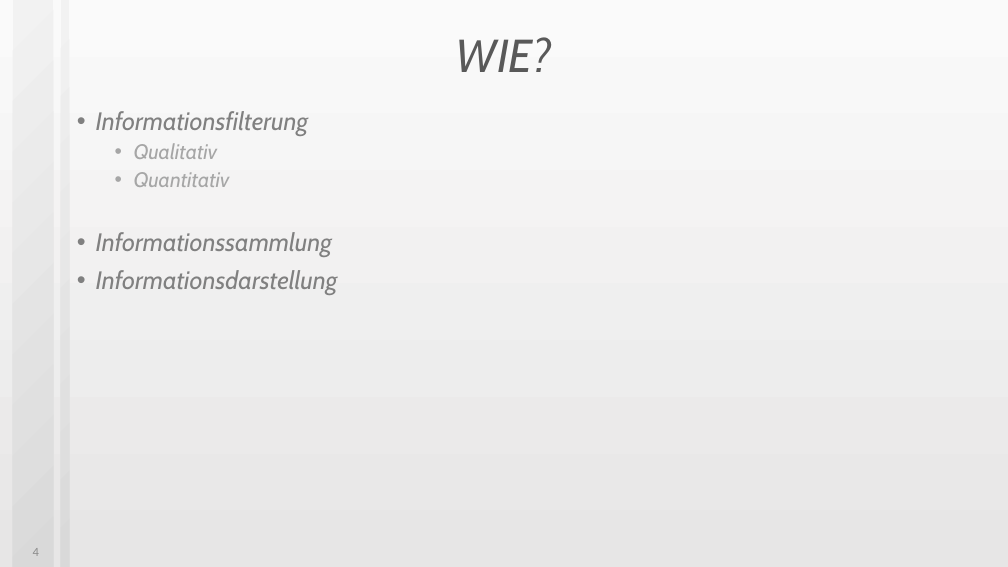
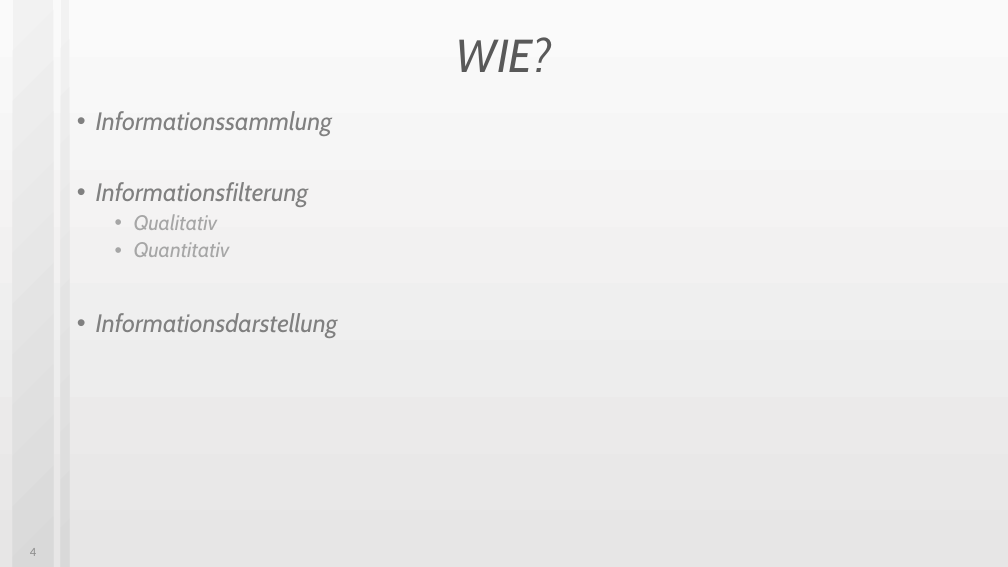
Before and after one commit to JMFootBallPlyr/Hard-drive-system-, a slide deck: slide 4 of APPR/UF/presents/Businessplan01.pptx. Drawn at 1008x567 pixels with LibreOffice and Linux fonts; fonts in the diff are those of the drawing. Boxes give left, top, right and bottom in pixels: in the first picture for what was removed or moved away, otherwise in the second. Text is boxed around its words. In the diff, an @@ line names an element or a change of style, - is before the commit and + after.

Commit message:
Updated presentation files.

```diff
--- a/APPR/UF/presents/Businessplan01.pptx
+++ b/APPR/UF/presents/Businessplan01.pptx
@@ text at bbox=[96, 111, 332, 136]: paragraph added @@
+• Informationssammlung
@@ text at bbox=[96, 232, 332, 257]: paragraph removed @@
-• Informationssammlung
@@ page number at bbox=[30, 548, 36, 556]: alignment right to centre @@
```
Also in this commit, not shown: 5 other slides changed, 1 other file.
